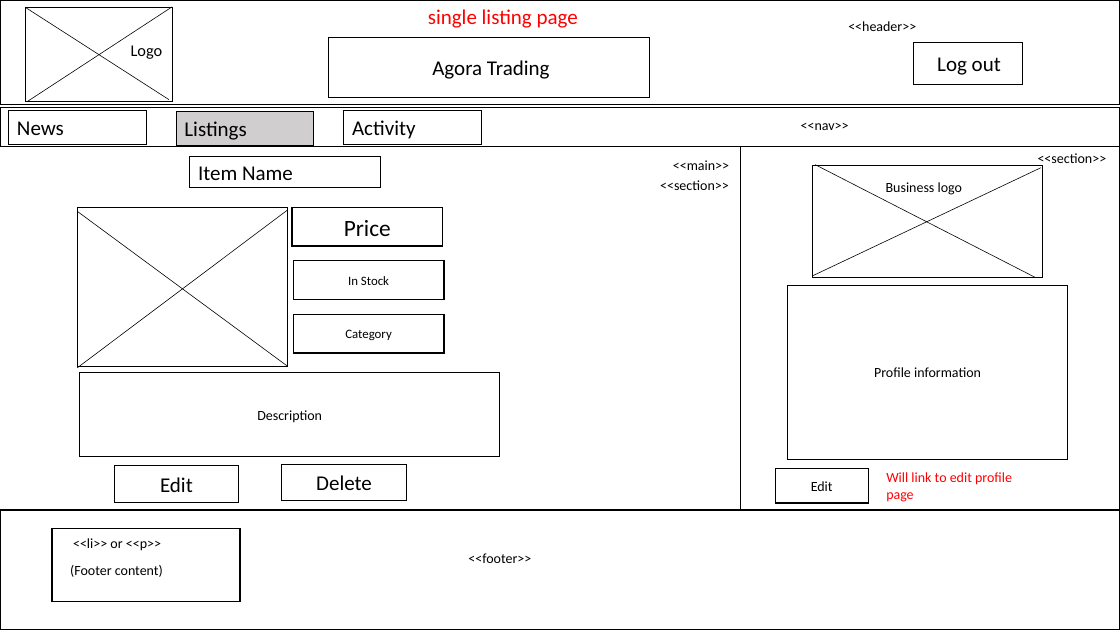
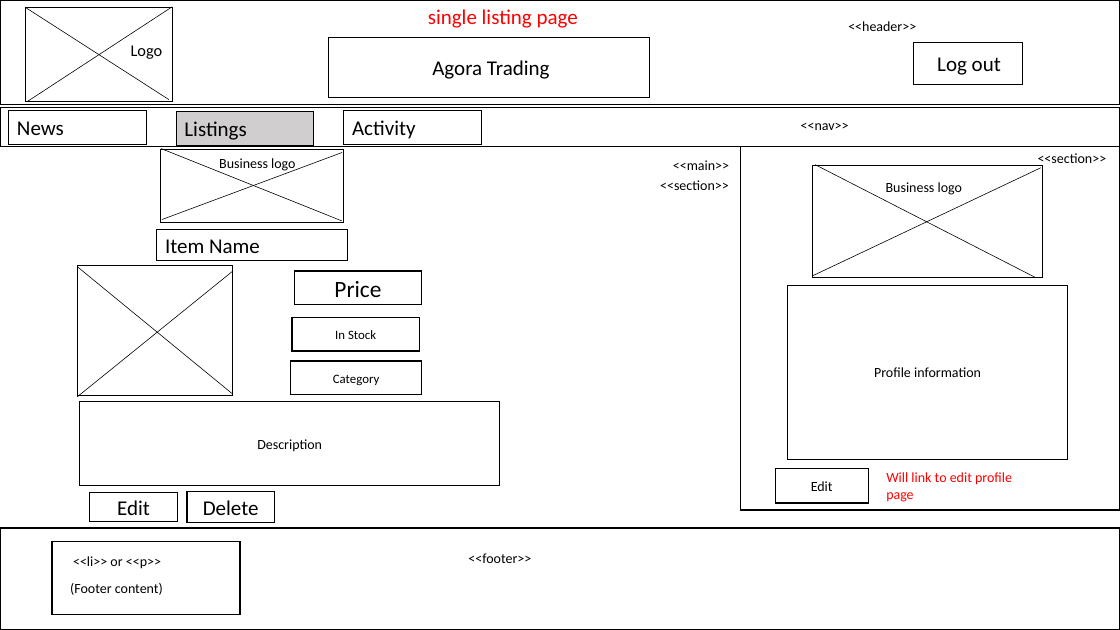
Before and after one commit to jameshutchy/Best-Practice-PHP, a slide deck: slide 10 of BCDE224 - Assessment 2 - James Hutchinson/BCDE244-Assesment 2 - James Hutchinson.pptx. Drawn at 1120x630 pixels with LibreOffice and Linux fonts; fonts in the diff are those of the drawing. Boxes give left, top, right and bottom in pixels: in the first picture for what was removed or moved away, otherwise in the second. Text is boxed around its words. In the diff, an @@ line names an element or a change of style, - is before the commit and + after.

```diff
--- a/BCDE224 - Assessment 2 - James Hutchinson/BCDE244-Assesment 2 - James Hutchinson.pptx
+++ b/BCDE224 - Assessment 2 - James Hutchinson/BCDE244-Assesment 2 - James Hutchinson.pptx
@@ line added from (161, 149) to (342, 221), #000000 0.5 pt @@
@@ rectangle added at (160,150,344,223), outline #000000 1 pt @@
@@ line added from (162, 219) to (342, 153), #000000 0.5 pt @@
@@ text added at (219,158,295,172), 12 pt, text #000000 @@
+Business logo
@@ rectangle "Item Name": place and size @@
-rectangle "Item Name" at (190,157,381,188)
+rectangle "Item Name" at (157,229,348,260)
@@ line moved from (77, 212) - (288, 366) to (77, 266) - (233, 394) @@
@@ rectangle: place and size @@
-rectangle at (77,208,288,366)
+rectangle at (77,266,233,396)
@@ line moved from (77, 368) - (288, 210) to (77, 397) - (233, 271) @@
@@ rectangle "Price": place and size @@
-rectangle "Price" at (292,208,443,246)
+rectangle "Price" at (294,271,422,305)
@@ rectangle "In Stock": place and size @@
-rectangle "In Stock" at (293,260,444,299)
+rectangle "In Stock" at (292,318,420,351)
@@ rectangle "Category": place and size @@
-rectangle "Category" at (293,314,444,353)
+rectangle "Category" at (291,361,422,395)
@@ rectangle "Description": place and size @@
-rectangle "Description" at (80,372,500,456)
+rectangle "Description" at (80,402,500,486)
@@ rectangle "Edit": place and size @@
-rectangle "Edit" at (114,466,239,503)
+rectangle "Edit" at (90,493,177,522)
@@ rectangle "Delete": place and size @@
-rectangle "Delete" at (282,465,407,502)
+rectangle "Delete" at (187,492,275,523)
@@ rectangle: place and size @@
-rectangle at (0,510,1120,630)
+rectangle at (0,528,1120,630)
@@ rectangle: place and size @@
-rectangle at (52,528,240,602)
+rectangle at (52,541,240,614)
@@ text "<<li>> or <<p>>": place and size @@
-text "<<li>> or <<p>>" at (73,538,161,551)
+text "<<li>> or <<p>>" at (73,556,161,569)
@@ text "(Footer content)": place and size @@
-text "(Footer content)" at (70,565,163,577)
+text "(Footer content)" at (70,583,163,595)
```
Also in this commit, not shown: 8 other slides changed, 21 slides added, 1 slide removed, 10 other files.
